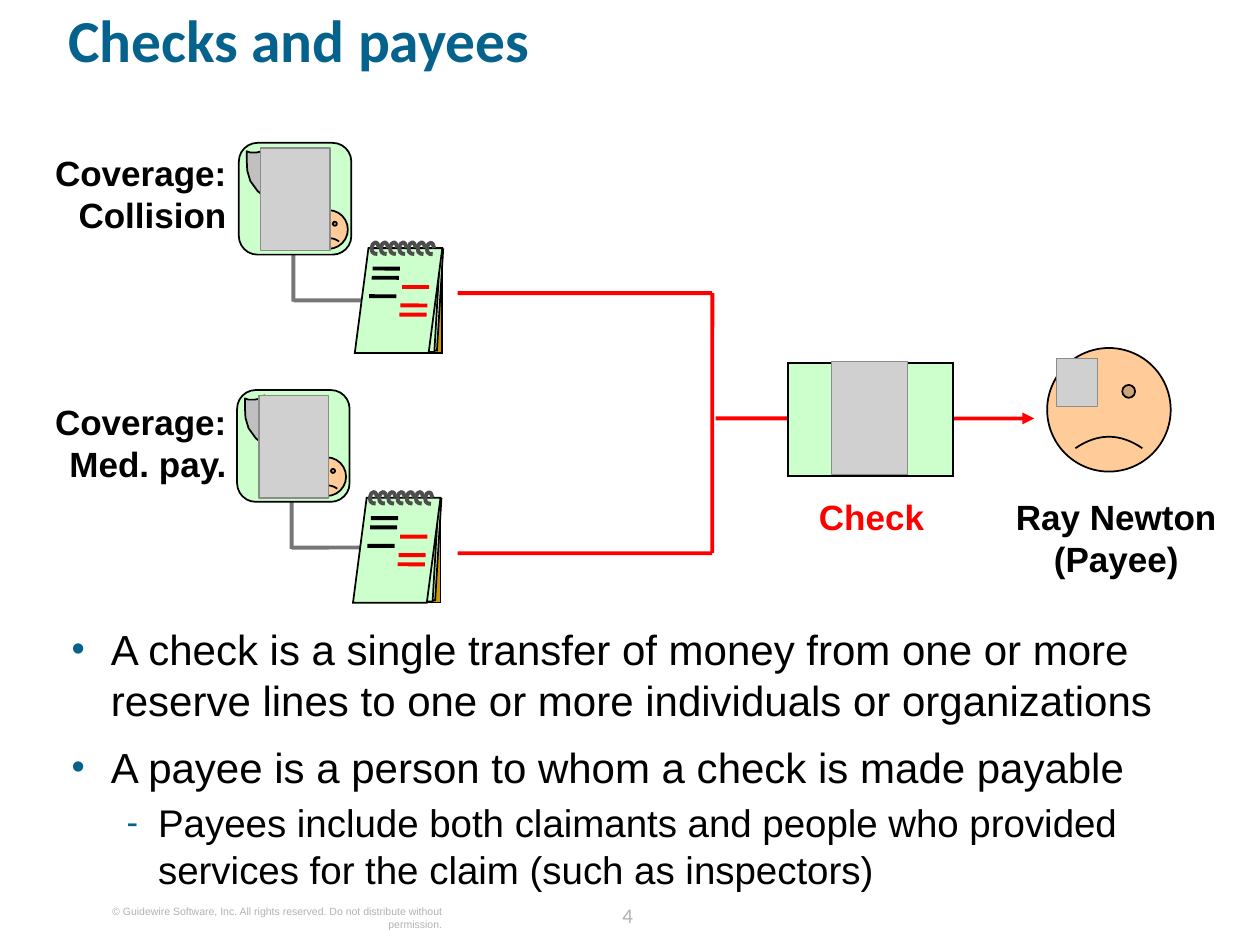
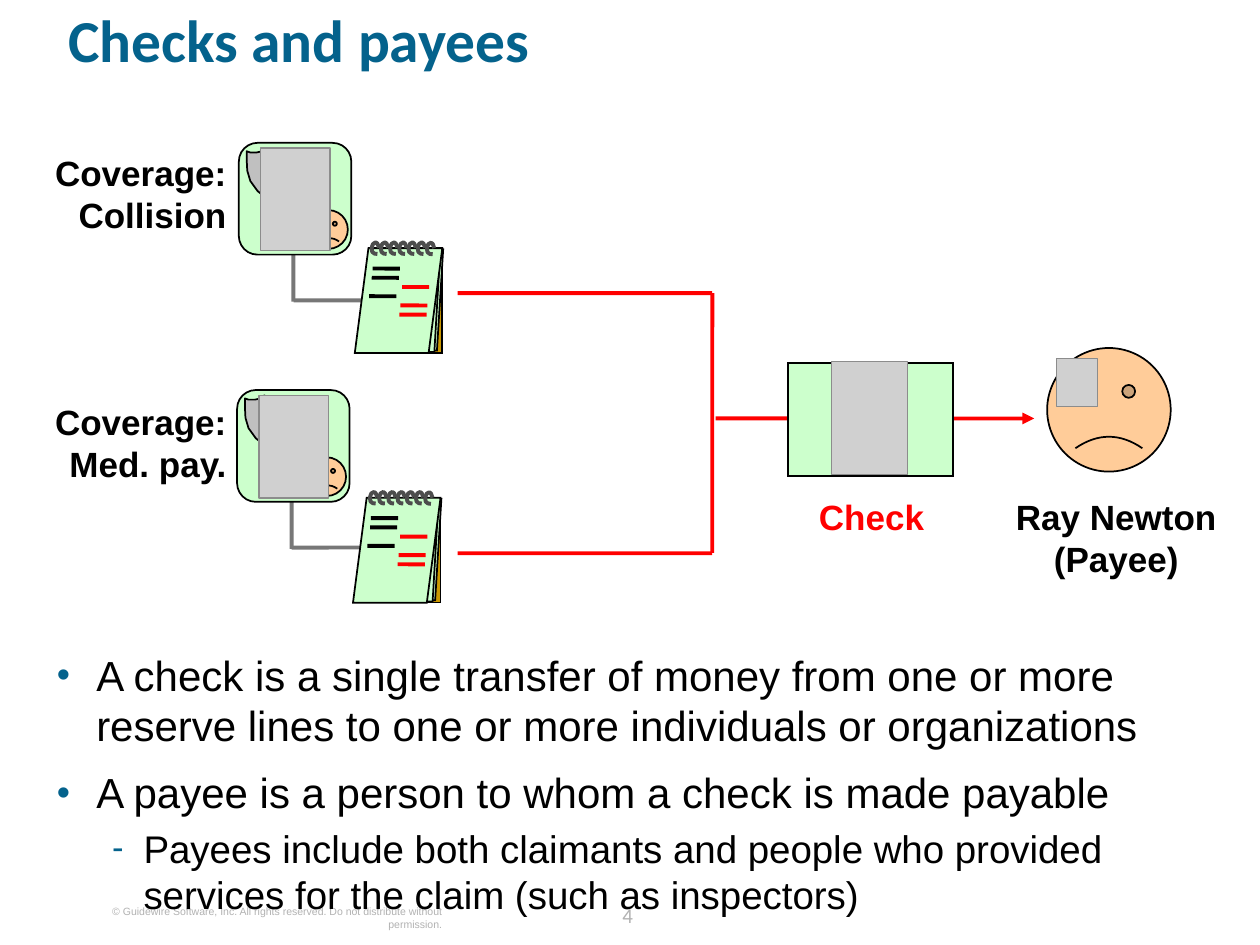
Before and after one commit to vikas19931265/Coding, a slide deck: slide 4 of Guidewire/additional files/Day3_CC80_INTR150_Payments (1).pptx. Drawn at 1260x945 pixels with LibreOffice and Linux fonts; fonts in the diff are those of the drawing; grey boxes stand for pictures; background and template pictures are left out. Boxes give left, top, right and bottom in pixels: in the first picture for what was removed or moved away, otherwise in the second. Text is boxed around its words. In the diff, an @@ line names an element or a change of style, - is before the commit and + after.

```diff
--- a/Guidewire/additional files/Day3_CC80_INTR150_Payments (1).pptx
+++ b/Guidewire/additional files/Day3_CC80_INTR150_Payments (1).pptx
@@ text "A check is a single ...": place and size @@
-text "A check is a single ..." at <box>111,634,1152,891</box>
+text "A check is a single ..." at <box>96,660,1137,917</box>
```
Also in this commit, not shown: 1 other slide changed, 4 other files.
